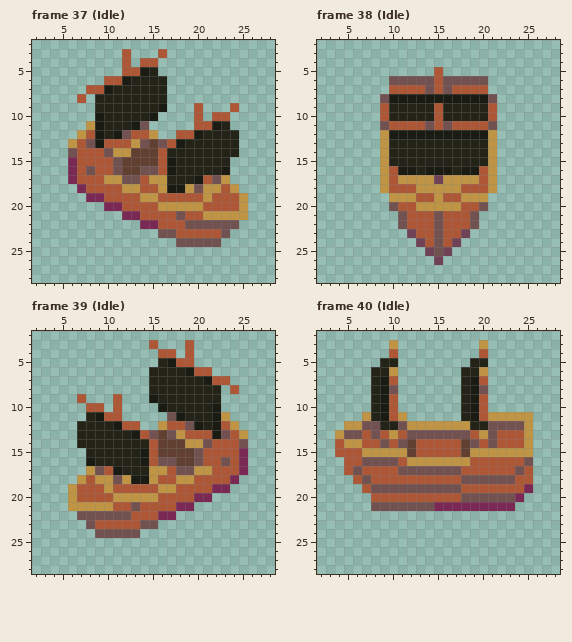
A pixel-art file gets an edit: NeverShallWeDie/Assets/Sprites/Player/Ship.aseprite. Above is the file before it was changed.
32x32 pixels, 40 frames. Shown: frame 37 (Idle): x 2..28, y 2..28; frame 38 (Idle): x 2..28, y 2..28; frame 39 (Idle): x 2..28, y 2..28; frame 40 (Idle): x 2..28, y 2..28. The commit also changed other frames, which this record leaves out.
After the commit:
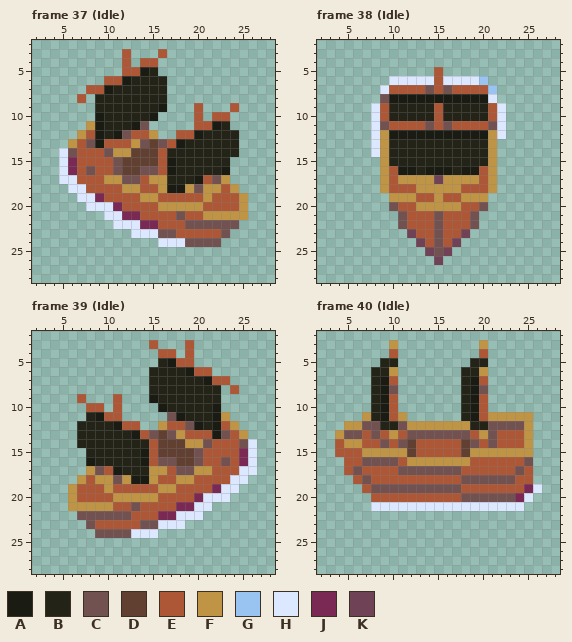
Palette (. is transparent): A #1a1c13  B #242318  C #725151  D #613f31  E #ad5736  F #bf9545  G #99c3f1  H #dce8ff  J #7a2854  K #704256
Message: upd new ship configuration
Edits made:
Changed rows in their new state; - is an unchanged pixel.
Frame 37 (Idle), layer "Layer 2":
first column x 5:
14 H-------------
15 H-------------
16 H-------------
17 HH------------
18 -HH-----------
19 --HH----------
20 ---HHH--------
21 -----HH-------
22 ------HHH-----
23 --------HHH---
24 -----------HHH
Frame 38 (Idle), layer "Layer 2":
first column x 8:
 6 --HHHHH-HHHHG--
 7 -H-----------G-
 8 -------------H-
 9 H-------------H
10 H-------------H
11 H-------------H
12 H-------------H
13 H--------------
14 H--------------
Frame 39 (Idle), layer "Layer 2":
first column x 13:
14 -------------H
15 -------------H
16 -------------H
17 ------------HH
18 -----------HH-
19 ----------HH--
20 --------HHH---
21 -------HH-----
22 -----HHH------
23 ---HHH--------
24 HHH-----------
Frame 40 (Idle), layer "Layer 2":
first column x 8:
19 ------------------H
20 -----------------H-
21 HHHHHHHHHHHHHHHHH--
Changed places in both pictures, as pixel boxes (x1, y1, x2, y2):
changed: (59, 148, 185, 247)
changed: (371, 76, 506, 157)
changed: (131, 439, 257, 538)
changed: (371, 484, 542, 511)
